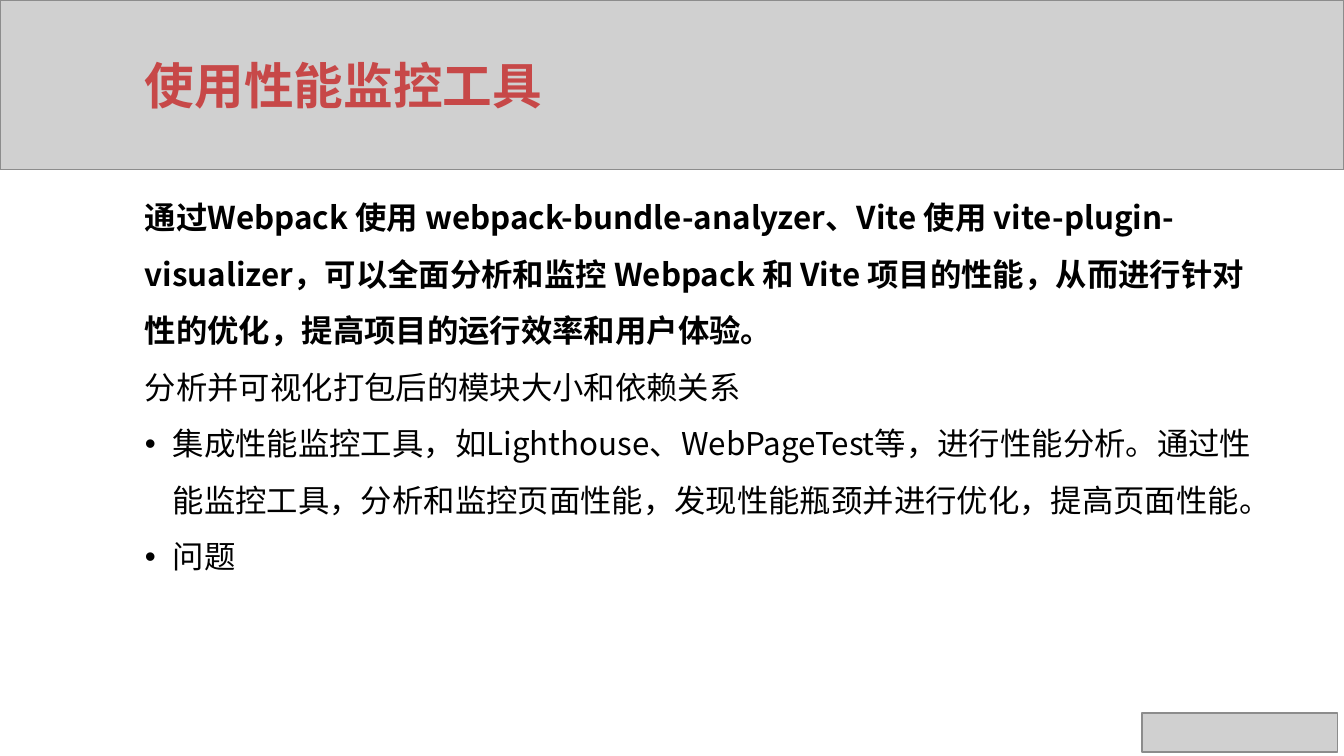
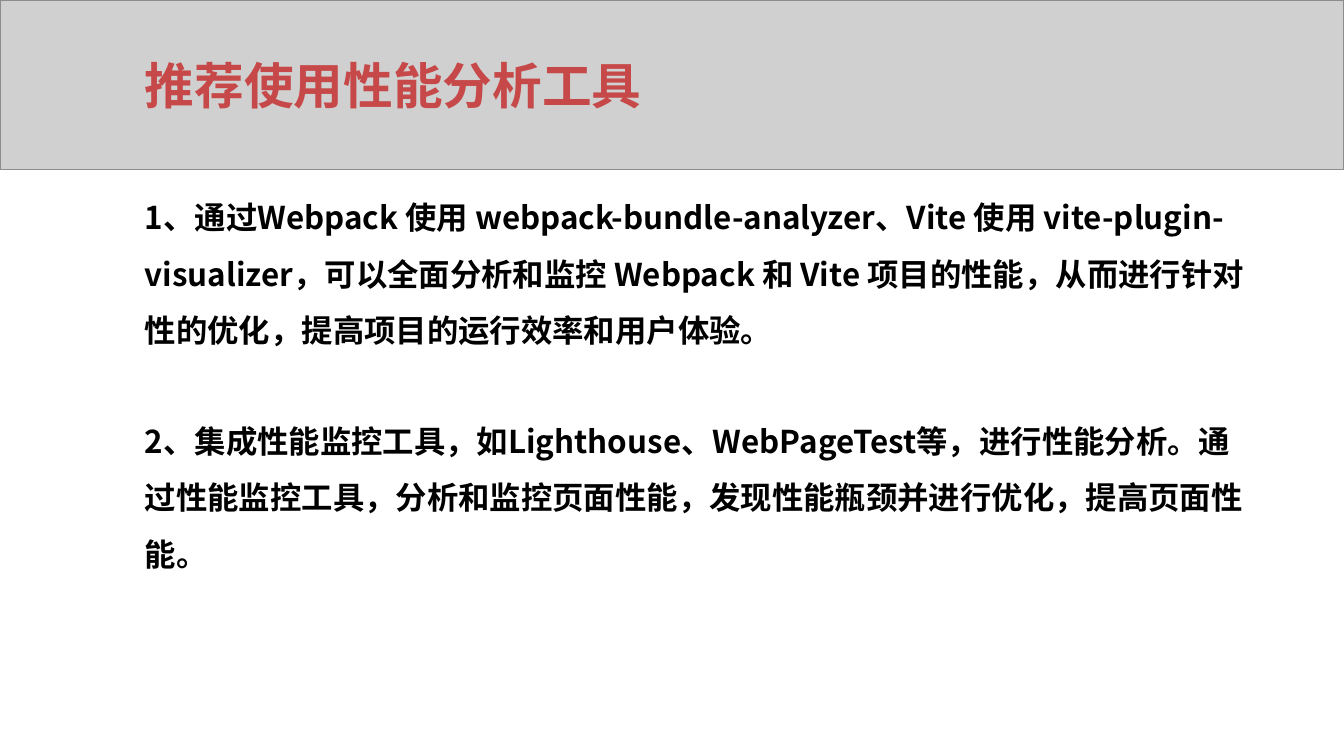
Before and after one commit to xuqunhai/python, a slide deck: slide 44 of 创课/ppt/ppt/Vue项目最佳实践.pptx (slide 38 before the commit). Drawn at 1344x756 pixels with LibreOffice and Linux fonts; fonts in the diff are those of the drawing; grey boxes stand for pictures. Boxes give left, top, right and bottom in pixels: in the first picture for what was removed or moved away, otherwise in the second. Text is boxed around its words. In the diff, an @@ line names an element or a change of style, - is before the commit and + after.

```diff
--- a/创课/ppt/ppt/Vue项目最佳实践.pptx
+++ b/创课/ppt/ppt/Vue项目最佳实践.pptx
@@ text at (145,62,642,109): text changed @@
-使用性能监控工具
+推荐使用性能分析工具
@@ text at (145,202,1243,346): text changed @@
-通过Webpack 使用 webpack-bundle-analyzer、Vite 使用 vite-plugin-visualizer，可以全面分析和监控 Webpack 和 Vite 项目的性能，从而进行针对性的优化，提高项目的运行效率和用户体验。
-分析并可视化打包后的模块大小和依赖关系
-• 集成性能监控工具，如Lighthouse、WebPageTest等，进行性能分析。通过性能监控工具，分析和监控页面性能，发现性能瓶颈并进行优化，提高页面性能。
-• 问题
+1、通过Webpack 使用 webpack-bundle-analyzer、Vite 使用 vite-plugin-visualizer，可以全面分析和监控 Webpack 和 Vite 项目的性能，从而进行针对性的优化，提高项目的运行效率和用户体验。
@@ text added at (145,426,1243,569), 16.8 pt, text #000000, bold @@
+2、集成性能监控工具，如Lighthouse、WebPageTest等，进行性能分析。通过性能监控工具，分析和监控页面性能，发现性能瓶颈并进行优化，提高页面性能。
@@ picture removed at (1142,714,1337,753) @@
```
Also in this commit, not shown: 7 other slides changed, 4 slides added, 15 slides removed, 9 other files.
